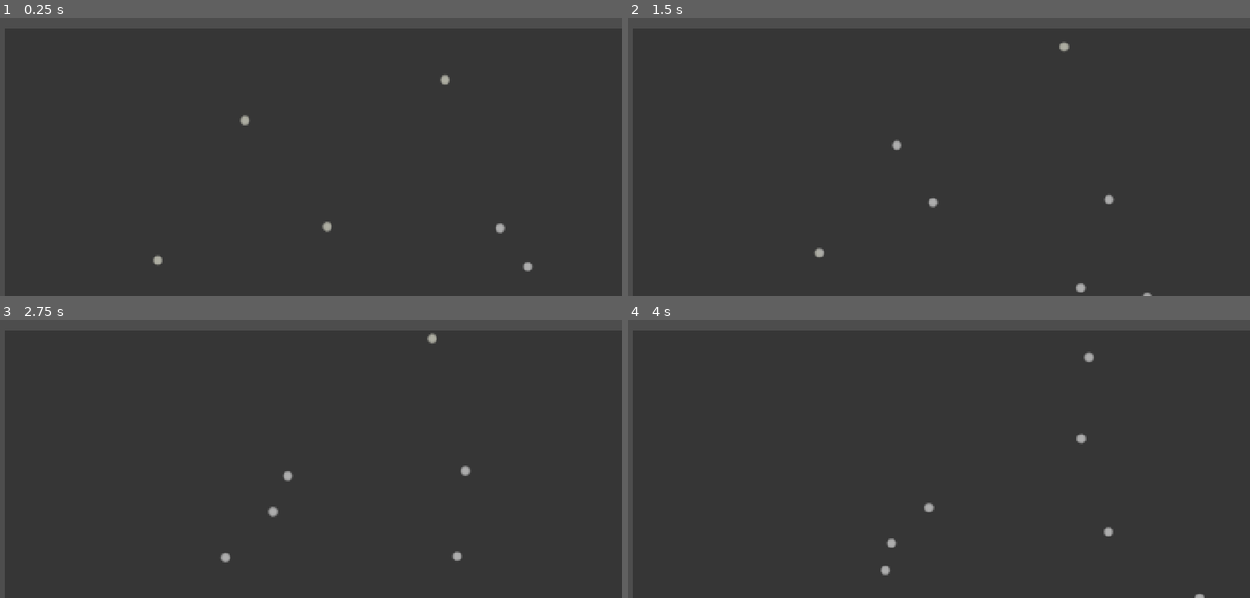
Above: before the commit, frames 1-4 (two rows, left to right).
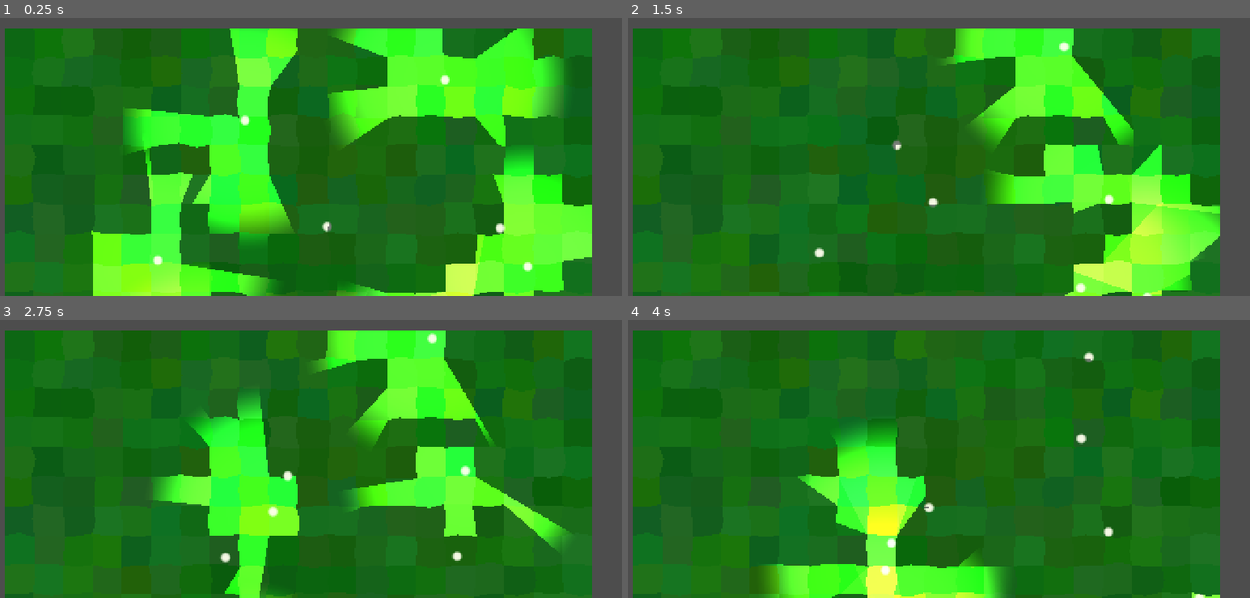
Above: after the commit, the same moments.

Repository: vincent-woelfer/dwarfs-diamonds
Game: Godot game, scene res://scenes/root.tscn
Two runs of this game, one before a commit and one after it. Both use one fixed random seed, a clock stepped at 60 frames per second and the inputs below.
Inputs:
- Up to frame 1 (0.25 s): no input
- Up to frame 2 (1.5 s): hold S (cam_move_down) 0.53-1.28 s; hold Up (ui_up) from 0.53 s (still down); tap A (cam_move_left) at 1.35 s
- Up to frame 3 (2.75 s): keep holding Up (ui_up); hold D (cam_move_right) from 2.03 s (still down)
- Up to frame 4 (4 s): keep holding Up (ui_up); release D (cam_move_right) at 2.78 s; tap W (cam_move_up) at 2.85 s; hold S (cam_move_down) from 3.53 s (still down)

The runs differ from the first frame. In frame 1, 91% of the frame differs, in the area x 0-96%, y 3-100%; in frame 2, 91%; in frame 3, 91%; in frame 4, 91%.
Error before the commit: Parse Error: Preload file "res://assets/materials/cell_selection_material.tres" does not exist. (res://src/Cell.gd:5)

Commit message:
-- wip --

Diff:
--- a/project.godot
+++ b/project.godot
@@ -11,7 +11,7 @@
 [application]
 
 config/name="Dwarfs"
-run/main_scene="uid://ci6xt6c4pgxfe"
+run/main_scene="uid://pbh6gu6l3vu2"
 config/features=PackedStringArray("4.5", "Forward Plus")
 config/icon="res://icon.svg"
 
--- a/scenes/camera_controller.gd
+++ /dev/null
@@ -1 +0,0 @@
-extends "res://src/CameraController.gd"
--- a/scenes/root.tscn
+++ b/scenes/root.tscn
@@ -18,19 +18,22 @@
 shader_parameter/angle = 0.7854
 shader_parameter/MASK_TEXTURE = SubResource("ViewportTexture_sqa0i")
 
-[node name="Level" type="Node2D"]
-visibility_layer = 3
-script = ExtResource("1_j5px3")
+[node name="root" type="Node2D"]
 
 [node name="Camera" type="Camera2D" parent="."]
 limit_enabled = false
 script = ExtResource("2_twpsu")
+metadata/_custom_type_script = "uid://dyag5xrvgqmps"
+
+[node name="Level" type="Node2D" parent="."]
+visibility_layer = 3
+script = ExtResource("1_j5px3")
+metadata/_custom_type_script = "uid://6tsnng1yc534"
 
 [node name="StencilViewport" type="SubViewport" parent="."]
 disable_3d = true
 transparent_bg = true
-canvas_cull_mask = 4293918723
-size = Vector2i(1408, 640)
+canvas_cull_mask = 4293918722
 render_target_update_mode = 4
 script = ExtResource("3_lrqlo")
 
@@ -38,10 +41,5 @@
 follow_viewport_enabled = true
 
 [node name="StencilColorRect" type="ColorRect" parent="PostProcessCanvasLayer"]
-z_index = 1
-material = SubResource("ShaderMaterial_jh1ax")
-anchors_preset = 15
-anchor_right = 1.0
-anchor_bottom = 1.0
-grow_horizontal = 2
-grow_vertical = 2
+material = SubResource("ShaderMaterial_sqa0i")
+metadata/_edit_use_anchors_ = true
--- a/shaders/StencilPostProcess.gdshader
+++ b/shaders/StencilPostProcess.gdshader
@@ -8,8 +8,6 @@
 uniform float stripe_bias : hint_range(1.0, 10.0) = 1.75;
 uniform float speed : hint_range(0.0, 10.0) = 0.025;
 uniform float angle : hint_range(0.0, 6.283) = 0.7854; // radians
-
-// uniform bool highlight = true;
 
 uniform sampler2D SCREEN_TEXTURE : hint_screen_texture, repeat_disable;
 uniform sampler2D MASK_TEXTURE: repeat_disable, filter_nearest;
@@ -23,7 +21,7 @@
 
     bool highlight = (mask_color.r > 0.5);
 
-    // Correct for aspect ratio for stripses only
+    // Correct for aspect ratio for stripes only
     float aspect = SCREEN_PIXEL_SIZE.x / SCREEN_PIXEL_SIZE.y;
     uv = vec2(uv.x, uv.y * aspect);
 
@@ -33,7 +31,7 @@
     vec4 highlight_color = (stripe < 0.5) ? screen_color : color_stripe;
 
     if (highlight) {
-        COLOR = highlight_color;
+        COLOR = mix(highlight_color, vec4(0,0,0,1), 0.3);
     } else {
         COLOR = mix(screen_color, vec4(0,0,0,1), 0.3);
     }
--- a/src/Cell.gd
+++ b/src/Cell.gd
@@ -1,8 +1,6 @@
 @tool
 class_name Cell
 extends Node2D
-
-var shader_material: ShaderMaterial = preload("res://assets/materials/cell_selection_material.tres")
 
 # Variables
 enum CellType {
--- a/src/Colors.gd
+++ b/src/Colors.gd
@@ -8,25 +8,24 @@
 static func get_cell_color(type: Cell.CellType, solid: bool) -> Color:
 	return Color.GREEN.lerp(rand_color(), 0.35)
 
-	# return Color.GRAY
-	if solid:
-		match type:
-			Cell.CellType.A:
-				return COLOR_A_solid
-			Cell.CellType.B:
-				return COLOR_B_solid
-			Cell.CellType.C:
-				return COLOR_C_solid
-	else:
-		match type:
-			Cell.CellType.A:
-				return COLOR_A_tunnel
-			Cell.CellType.B:
-				return COLOR_B_tunnel
-			Cell.CellType.C:
-				return COLOR_C_tunnel
+	# if solid:
+	# 	match type:
+	# 		Cell.CellType.A:
+	# 			return COLOR_A_solid
+	# 		Cell.CellType.B:
+	# 			return COLOR_B_solid
+	# 		Cell.CellType.C:
+	# 			return COLOR_C_solid
+	# else:
+	# 	match type:
+	# 		Cell.CellType.A:
+	# 			return COLOR_A_tunnel
+	# 		Cell.CellType.B:
+	# 			return COLOR_B_tunnel
+	# 		Cell.CellType.C:
+	# 			return COLOR_C_tunnel
 
-	return Color.WHITE
+	# return Color.WHITE
 
 
 static var COLOR_A_solid: Color = Color.DARK_SLATE_GRAY.darkened(0.5).darkened(0.25)
@@ -36,12 +35,3 @@
 static var COLOR_A_tunnel: Color = Color.DARK_SLATE_GRAY.darkened(0.5)
 static var COLOR_B_tunnel: Color = Color.SADDLE_BROWN.darkened(0.5)
 static var COLOR_C_tunnel: Color = Color.DARK_RED.darkened(0.5)
-
-
-# static var COLOR_A_solid: Color = Color.DARK_GRAY.lightened(0.4)
-# static var COLOR_B_solid: Color = Color.SADDLE_BROWN.lightened(0.4)
-# static var COLOR_C_solid: Color = Color.DARK_RED.lightened(0.4)
-
-# static var COLOR_A_tunnel: Color = Color.DARK_GRAY.darkened(0.5)
-# static var COLOR_B_tunnel: Color = Color.SADDLE_BROWN.darkened(0.5)
-# static var COLOR_C_tunnel: Color = Color.DARK_RED.darkened(0.5)
--- a/src/StencilViewport.gd
+++ b/src/StencilViewport.gd
@@ -4,11 +4,10 @@
 @onready var parent_viewport: Viewport
 
 func _ready() -> void:
+	parent_viewport = get_parent().get_viewport()
+
 	# Render only layer 2 (the stencil layer)
 	self.canvas_cull_mask = (1 << 1)
-
-	parent_viewport = get_parent().get_viewport()
-
 	parent_viewport.canvas_cull_mask = (1 << 0) # Ensure parent renders only layer 1
 
 	self.world_2d = parent_viewport.world_2d
Not shown, removed: scenes/camera_controller.gd.uid
Not shown: 2 places in scenes/root.tscn that only renumber resources
Not shown, removed: shaders/cell_selection.gdshader.uid
Not shown, removed: shaders/post.gdshader.uid
